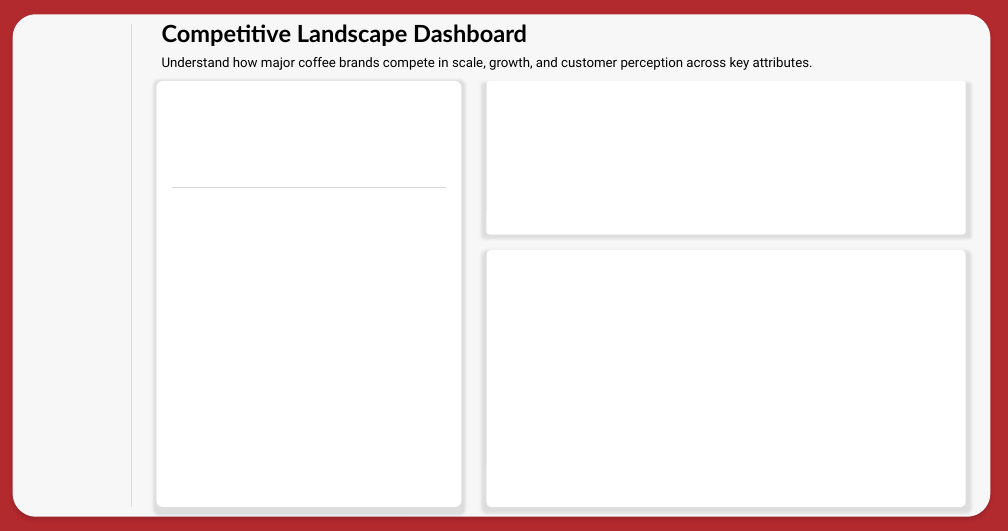
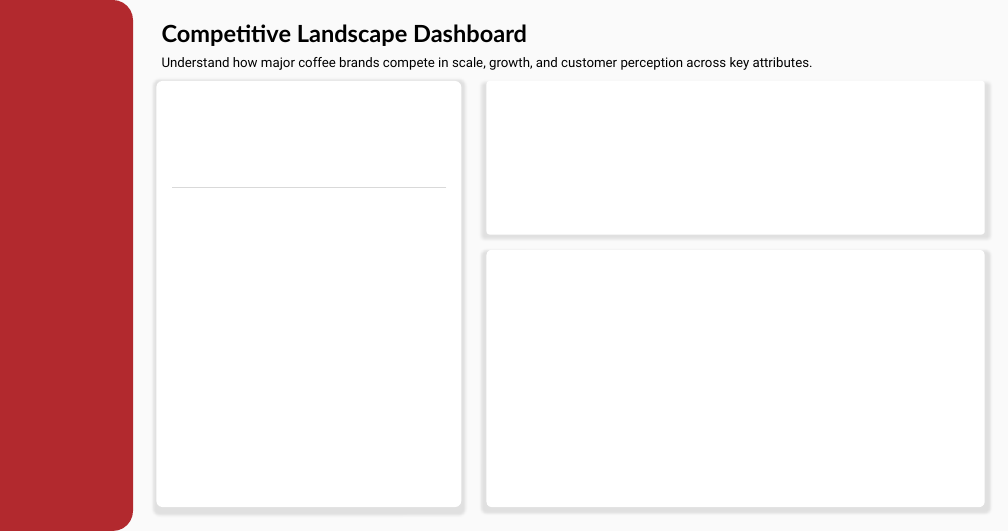
Before and after one commit to Truong2003-tqd/Highlands-Customer-Analysis, a slide deck: slide 2 of Power BI Report/Dashboard Layout.pptx. Drawn at 1008x531 pixels with LibreOffice and Linux fonts; fonts in the diff are those of the drawing. Boxes give left, top, right and bottom in pixels: in the first picture for what was removed or moved away, otherwise in the second. Text is boxed around its words. In the diff, an @@ line names an element or a change of style, - is before the commit and + after.

```diff
--- a/Power BI Report/Dashboard Layout.pptx
+++ b/Power BI Report/Dashboard Layout.pptx
@@ background #B2292E to #F7F7F7 at 50% opacity @@
@@ round same rect added at (0, 0, 133, 531), fill #B2292E @@
@@ rounded rectangle removed at (13, 14, 990, 516) @@
@@ line removed from (132, 24) to (132, 507) @@
@@ rounded rectangle: place and size @@
-rounded rectangle at (486, 81, 966, 234)
+rounded rectangle at (486, 81, 985, 234)
@@ rounded rectangle: place and size @@
-rounded rectangle at (486, 249, 966, 507)
+rounded rectangle at (486, 249, 985, 507)
```
Also in this commit, not shown: 3 other slides changed, 5 other files.
